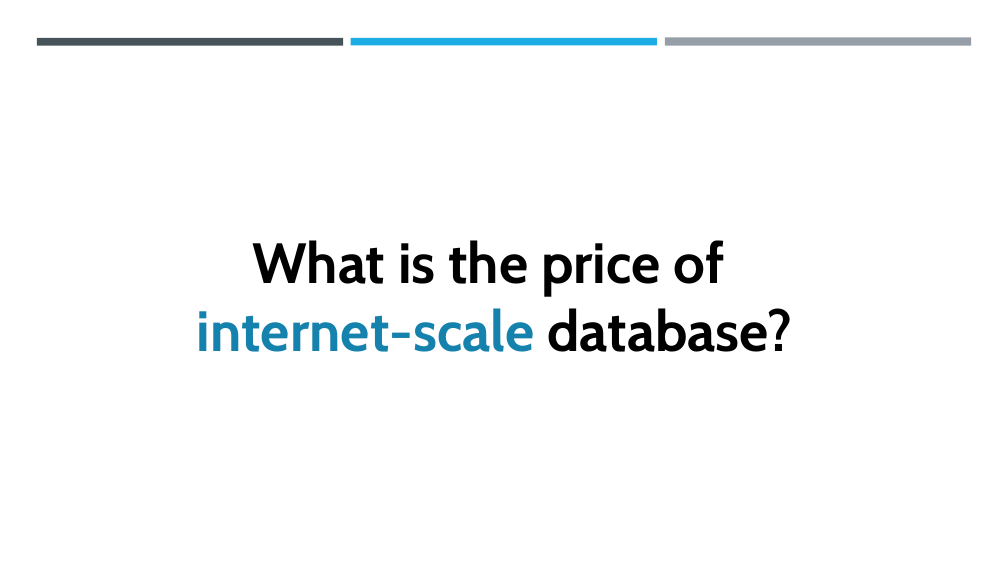
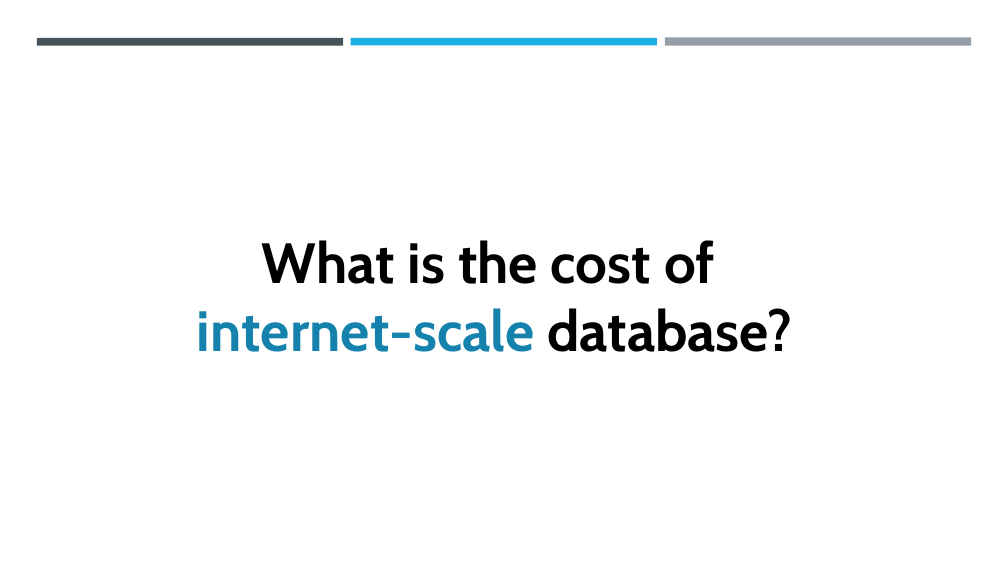
Before and after one commit to exactly-once/workshop, a slide deck: slide 1 of Lectures/cosmosdb.pptx. Drawn at 1008x567 pixels with LibreOffice and Linux fonts; fonts in the diff are those of the drawing. Boxes give left, top, right and bottom in pixels: in the first picture for what was removed or moved away, otherwise in the second. Text is boxed around its words. In the diff, an @@ line names an element or a change of style, - is before the commit and + after.

```diff
--- a/Lectures/cosmosdb.pptx
+++ b/Lectures/cosmosdb.pptx
@@ text at (262, 240, 715, 284): text changed @@
-What is the price of
+What is the cost of
```
Also in this commit, not shown: 1 other slide changed, 1 slide removed.
